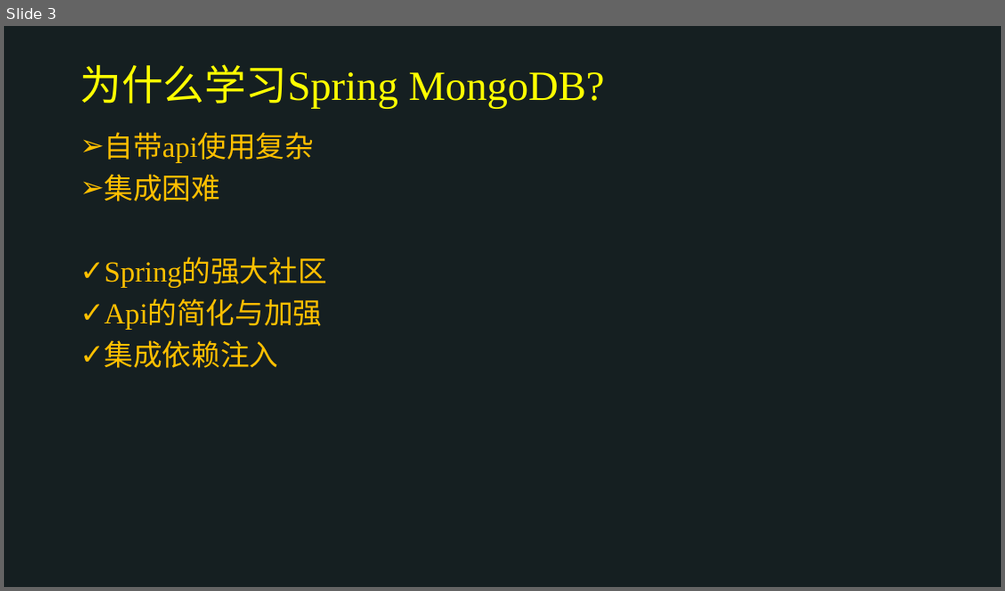
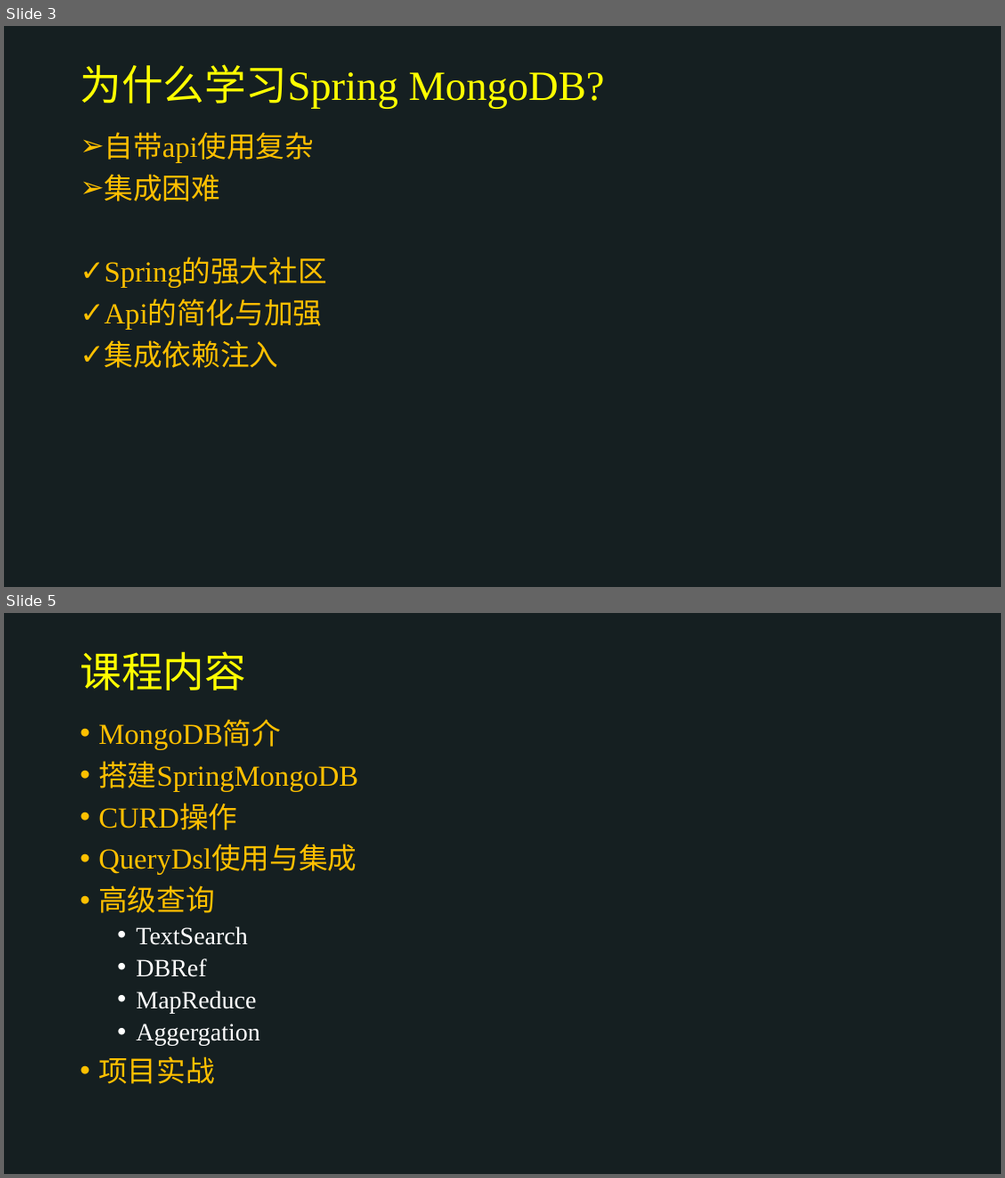
Before and after one commit to kawhii/mvc, a slide deck: document/lession/lession1/lession1.pptx. Shown one above the other, each under a label of ours: slide 3 before the commit, slides 3 and 5 after it; the slides between them are not shown. The pictures are 1005x591 and 1005x1178 pixels, drawn with LibreOffice and Linux fonts; fonts in the diff are those of the drawing; background and template pictures are left out. Boxes give left, top, right and bottom in pixels: in the first picture for what was removed or moved away, otherwise in the second. Text is boxed around its words. In the diff, an @@ line names an element or a change of style, - is before the commit and + after.

```diff
--- a/document/lession/lession1/lession1.pptx
+++ b/document/lession/lession1/lession1.pptx
@@ slide 5 added at bbox=[4, 613, 1001, 1174], background #151F21 @@
@@ title added at bbox=[80, 651, 246, 690], 40 pt, text #FFFF00 @@
+课程内容
@@ text added at bbox=[98, 721, 358, 1084], 28 pt, text #FFC000 @@
+• MongoDB简介
+• 搭建SpringMongoDB
+• CURD操作
+• QueryDsl使用与集成
+• 高级查询
+  • TextSearch
+  • DBRef
+  • MapReduce
+  • Aggergation
+• 项目实战
```
Also in this commit, not shown: 1 other slide added.
